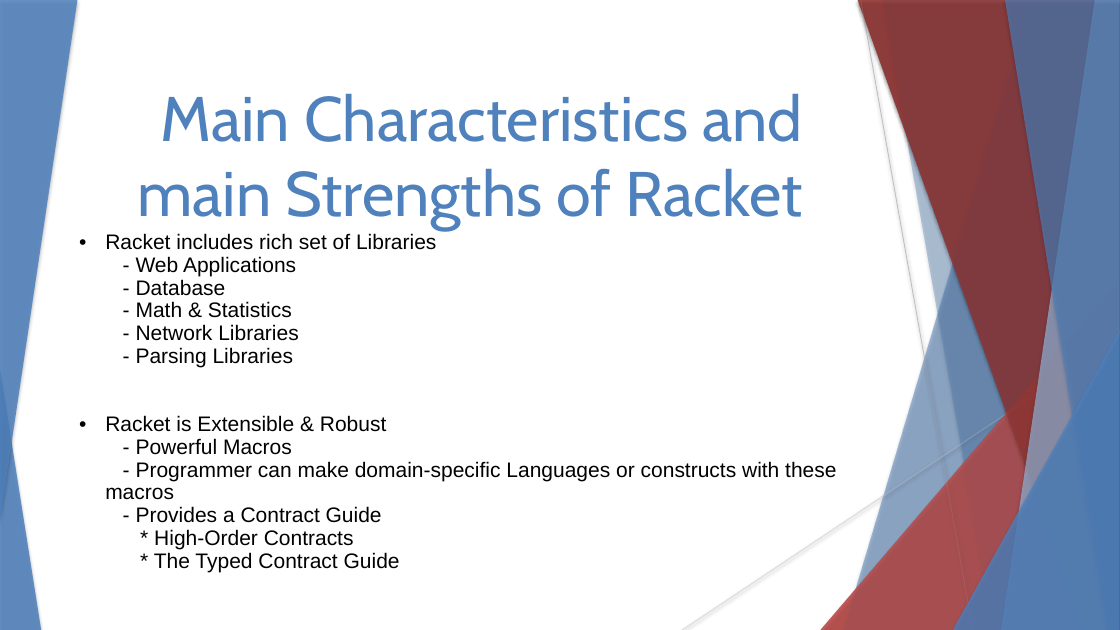
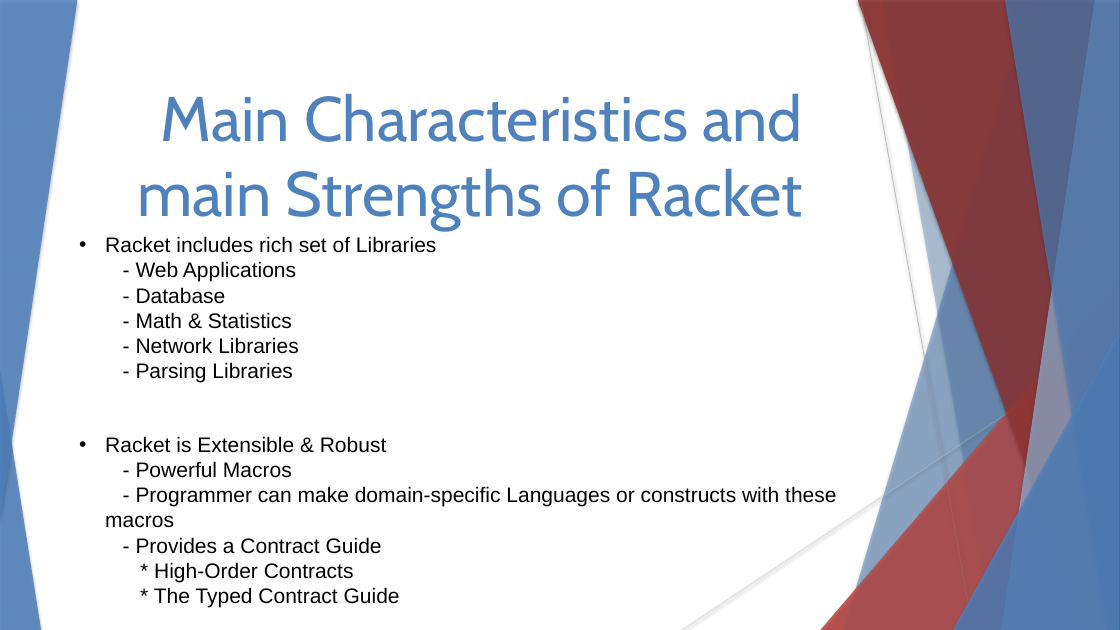
Before and after one commit to stevester94/CSC201_Project, a slide deck: slide 3 of CSC201Sec3Proj3Team4.pptx. Drawn at 1120x630 pixels with LibreOffice and Linux fonts; fonts in the diff are those of the drawing. Boxes give left, top, right and bottom in pixels: in the first picture for what was removed or moved away, otherwise in the second. Text is boxed around its words. In the diff, an @@ line names an element or a change of style, - is before the commit and + after.

```diff
--- a/CSC201Sec3Proj3Team4.pptx
+++ b/CSC201Sec3Proj3Team4.pptx
@@ text "Racket includes rich set of ..." at (105,236,836,608): line spacing 0.9 to 1 @@
```
Also in this commit, not shown: 4 slides added.
